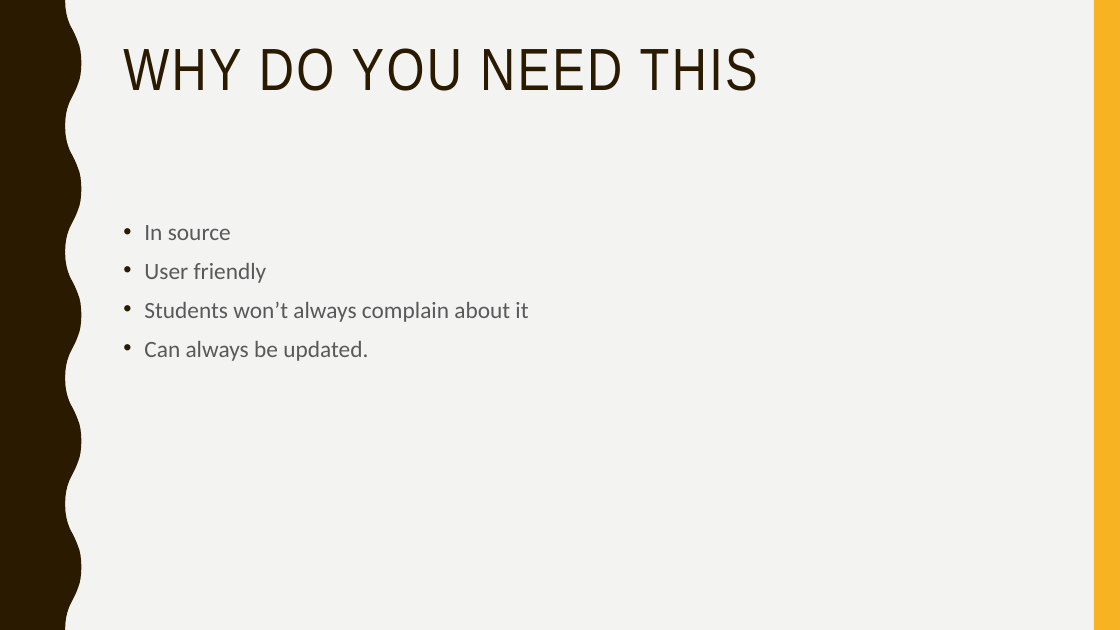
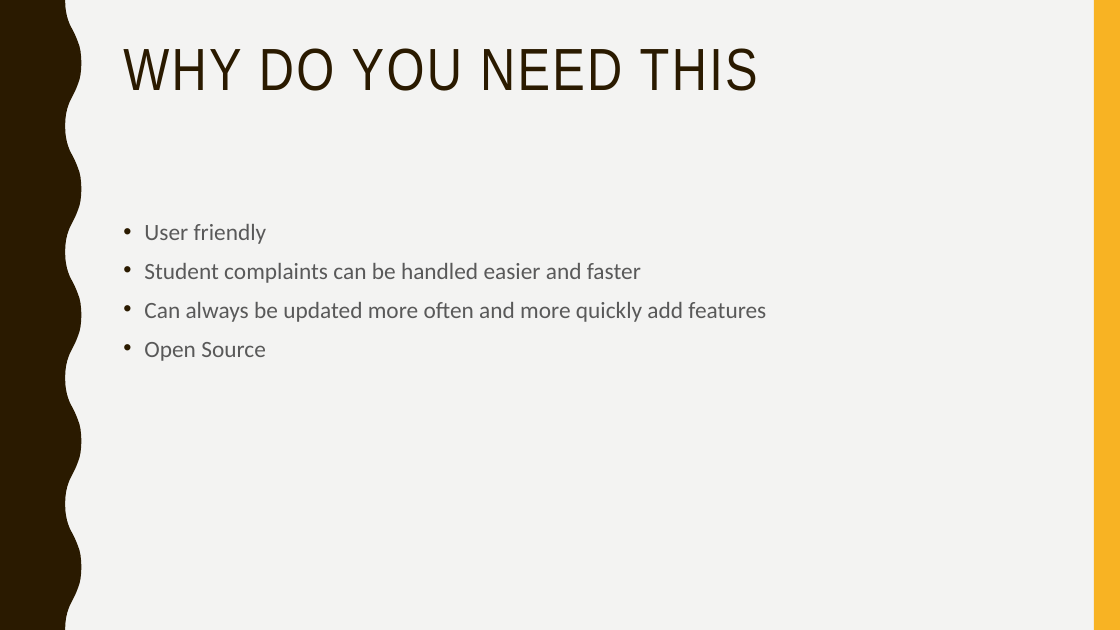
Before and after one commit to pnucci324/ppuclubs, a slide deck: slide 3 of Documentation/pointgroups.pptx. Drawn at 1120x630 pixels with LibreOffice and Linux fonts; fonts in the diff are those of the drawing. Boxes give left, top, right and bottom in pixels: in the first picture for what was removed or moved away, otherwise in the second. Text is boxed around its words. In the diff, an @@ line names an element or a change of style, - is before the commit and + after.

Commit message:
updated powerpoint

```diff
--- a/Documentation/pointgroups.pptx
+++ b/Documentation/pointgroups.pptx
@@ text at (144, 225, 231, 240): paragraph removed @@
-• In source
@@ text at (144, 263, 766, 361): text changed @@
-• Students won’t always complain about it
-• Can always be updated.
+• Student complaints can be handled easier and faster
+• Can always be updated more often and more quickly add features
+• Open Source
```
Also in this commit, not shown: 3 other slides changed.
